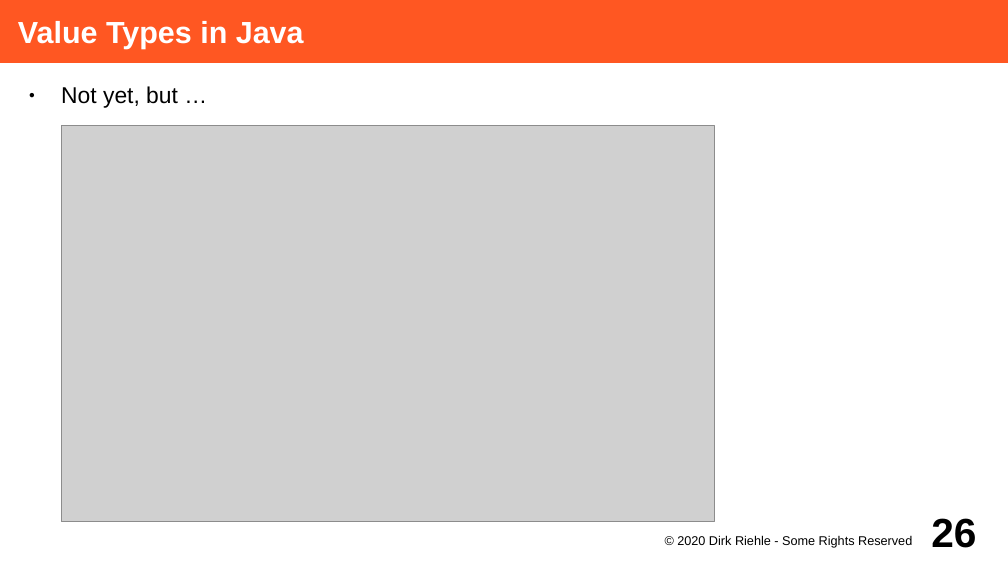
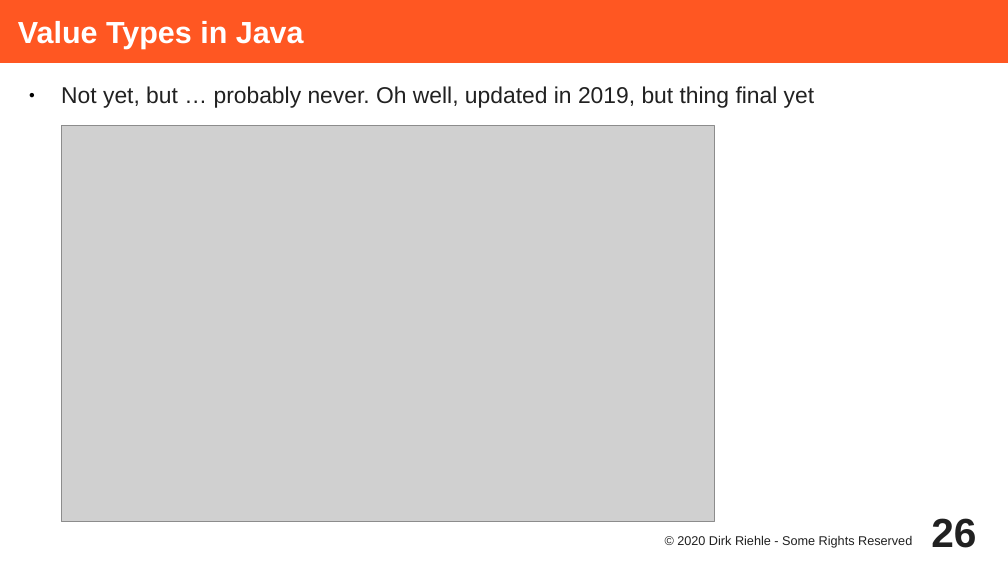
Before and after one commit to dirkriehle/adap-course, a slide deck: slide 26 of Lecture Slides/ADAP C07 - Value Objects.odp. Drawn at 1008x567 pixels with LibreOffice and Linux fonts; fonts in the diff are those of the drawing; grey boxes stand for pictures. Boxes give left, top, right and bottom in pixels: in the first picture for what was removed or moved away, otherwise in the second. Text is boxed around its words. In the diff, an @@ line names an element or a change of style, - is before the commit and + after.

Commit message:
Updated C07 to new style

```diff
--- a/Lecture Slides/ADAP C07 - Value Objects.odp
+++ b/Lecture Slides/ADAP C07 - Value Objects.odp
@@ text at <box>61,86,814,108</box>: text changed; text colour #000000 to #212121 @@
-● Not yet, but …
+● Not yet, but … probably never. Oh well, updated in 2019, but thing final yet
@@ page number at <box>931,518,976,548</box>: text colour #000000 to #212121 @@
@@ text "© 2020 Dirk Riehle - ..." at <box>677,535,912,548</box>: text colour #000000 to #212121 @@
```
Also in this commit, not shown: 32 other slides changed.
